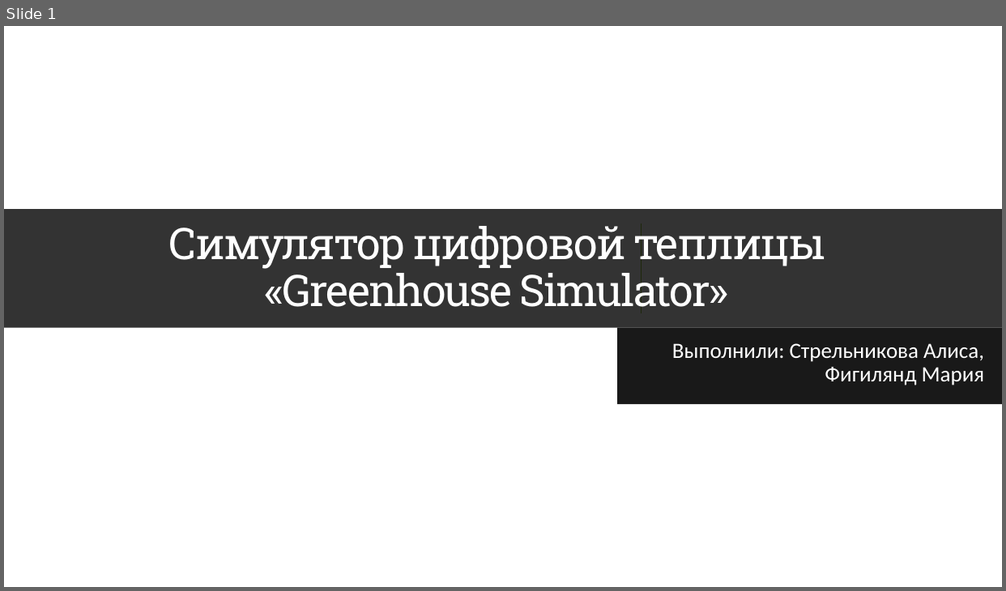
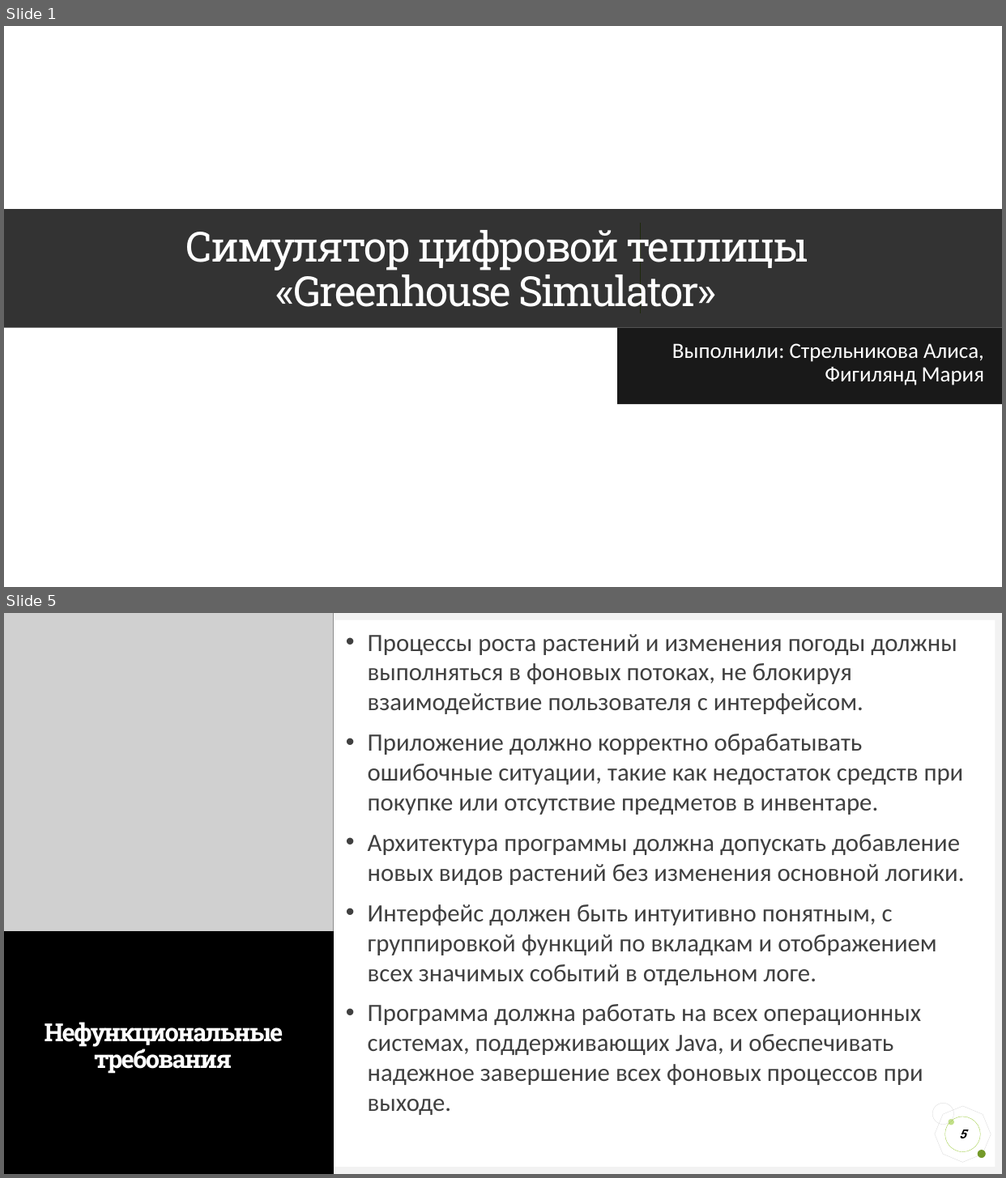
Before and after one commit to TenebressA1/GreenhouseSimulator, a slide deck: Презентация_Greenhouse.pptx. Shown one above the other, each under a label of ours: slide 1 before the commit, slides 1 and 5 after it; the slides between them are not shown. The pictures are 1006x591 and 1006x1178 pixels, drawn with LibreOffice and Linux fonts; fonts in the diff are those of the drawing; grey boxes stand for pictures; background and template pictures are left out. Boxes give left, top, right and bottom in pixels: in the first picture for what was removed or moved away, otherwise in the second. Text is boxed around its words. In the diff, an @@ line names an element or a change of style, - is before the commit and + after.

```diff
--- a/Презентация_Greenhouse.pptx
+++ b/Презентация_Greenhouse.pptx
@@ slide 5 added at box(4, 613, 1002, 1174), background #FFFFFF @@
@@ rectangle added at box(4, 613, 1002, 619), fill #F2F2F2 @@
@@ rectangle added at box(4, 613, 11, 1174), fill #F2F2F2 @@
@@ picture added at box(4, 613, 334, 931) @@
@@ rectangle added at box(995, 613, 1002, 1174), fill #F2F2F2 @@
@@ text added at box(368, 693, 965, 1115), 24 pt, text #404040 @@
+• Процессы роста растений и изменения погоды должны выполняться в фоновых потоках, не блокируя взаимодействие пользователя с интерфейсом.
+• Приложение должно корректно обрабатывать ошибочные ситуации, такие как недостаток средств при покупке или отсутствие предметов в инвентаре.
+• Архитектура программы должна допускать добавление новых видов растений без изменения основной логики.
+• Интерфейс должен быть интуитивно понятным, с группировкой функций по вкладкам и отображением всех значимых событий в отдельном логе.
+• Программа должна работать на всех операционных системах, поддерживающих Java, и обеспечивать надежное завершение всех фоновых процессов при выходе.
@@ title added at box(4, 931, 334, 1174), fill #000000, 24 pt, text #FFFFFF, bold @@
+Нефункциональные требования
@@ rectangle added at box(740, 1117, 928, 1152), fill #FFFFFF, outline #FFFFFF 1 pt @@
@@ octagon added at box(929, 1101, 996, 1168), outline #D9D9D9 0.25 pt @@
@@ ellipse added at box(932, 1103, 953, 1124), outline #D9D9D9 0.25 pt @@
@@ page number added at box(945, 1117, 980, 1152), outline #9ACB39 0.25 pt, 12 pt, text #000000, bold, italic @@
+5
@@ ellipse added at box(948, 1119, 954, 1125), fill #C2E088 @@
@@ rectangle added at box(4, 1168, 1002, 1174), fill #F2F2F2 @@
@@ ellipse added at box(978, 1151, 987, 1159), fill #749A29 @@
@@ slide 1 changed as well @@
@@ title "Симулятор цифровой теплицы «Greenhouse Simulator»" at box(4, 209, 1002, 328): size 42 to 40 pt @@
@@ line (641, 224) - (641, 314): stroke #9ACB39 0.5 pt to #9ACB39 0.75 pt @@
```
Also in this commit, not shown: 12 other slides changed, 3 other slides added, 11 slides removed, 1 other file.
